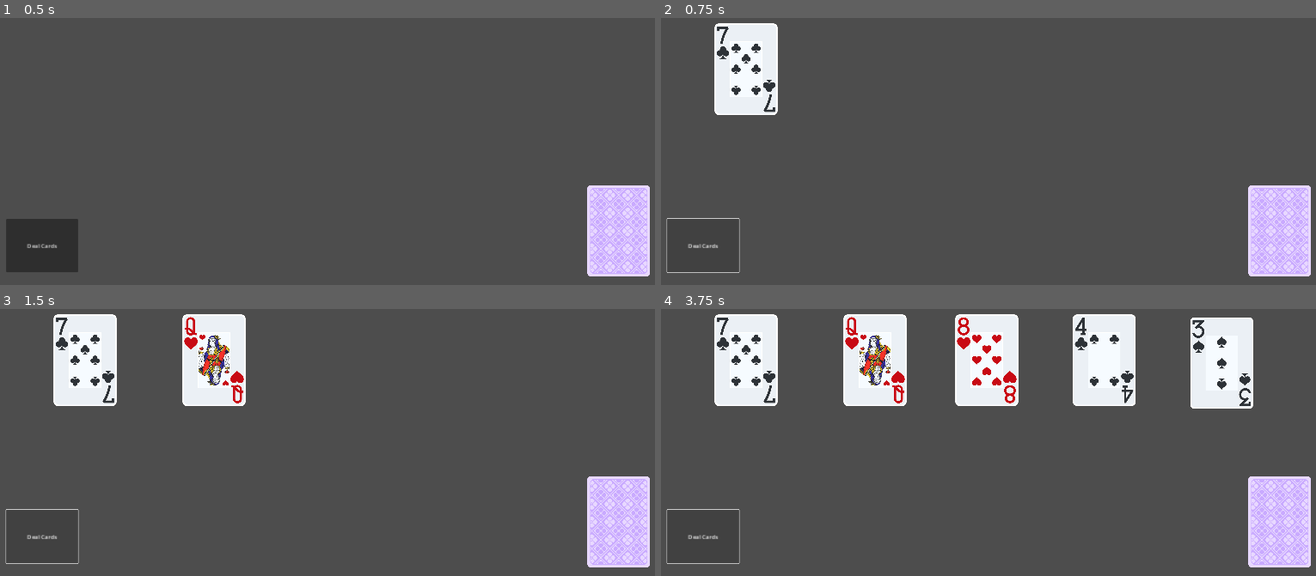
Above: before the commit, frames 1-4 (two rows, left to right).
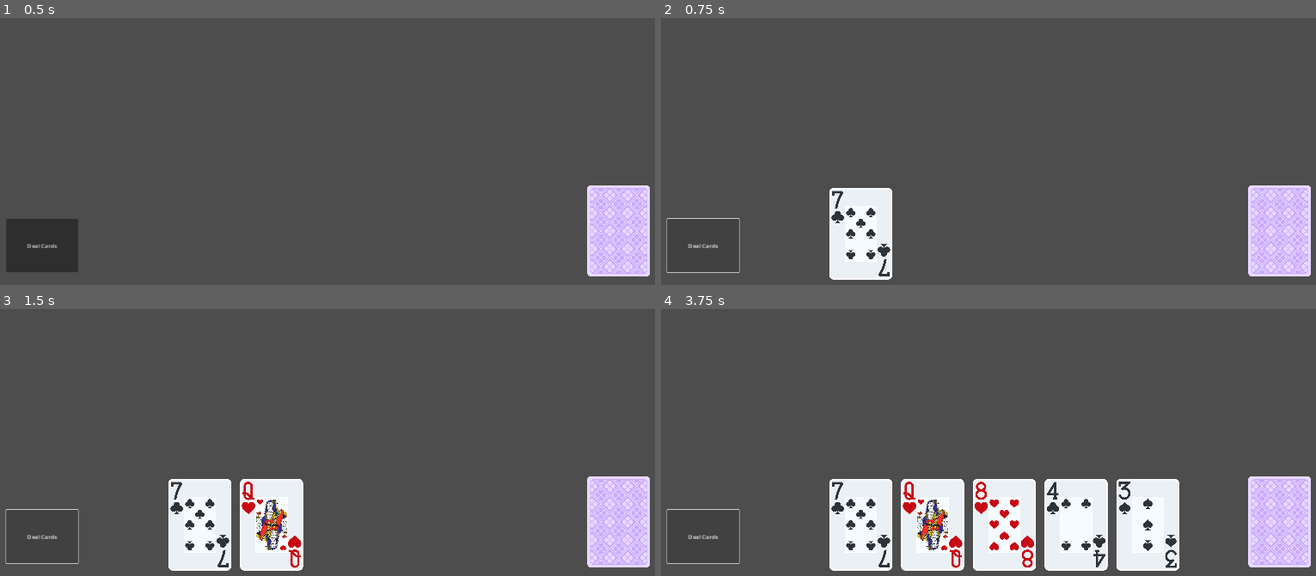
Above: after the commit, the same moments.

Repository: joverlee521/godot-card-game
Game: Godot game, scene res://scenes/card_battle.tscn
Same seed, same stepped clock (60 frames per second), same inputs: the game is played once before the commit and once after it. The project has no main scene, so this scene is started directly.
Inputs:
- Up to frame 1 (0.5 s): no input
- Up to frame 2 (0.75 s): click "Deal Cards" at 0.5 s
- Up to frame 3 (1.5 s): click "Deal Cards" at 1.25 s
- Up to frame 4 (3.75 s): click "Deal Cards" at 2 s; tap Enter at 2.75 s; tap Space at 3.5 s

Frame 1 is identical in both runs. In frame 2, 6.6% of the frame differs, in the area x 8-36%, y 1-99%; in frame 3, 13%; in frame 4, 33%, in the area x 8-91%, y 1-99%.

Commit message:
Add player_hand scene
Replaces the hard-coded position markers in the main card_battle scene.
Fills the player_hand space with dealt cards based on the current
set hand_size.

In testing, a hand_size of 30 cards still looked reasonable!

Diff:
--- a/scenes/card_battle.gd
+++ b/scenes/card_battle.gd
@@ -1,24 +1,11 @@
 extends Node
 
 
-var current_position = 1
-
 # Called when the node enters the scene tree for the first time.
 func _ready():
-	pass # Replace with function body.
+	pass
 
 
 # Called every frame. 'delta' is the elapsed time since the previous frame.
 func _process(delta):
 	pass
-
-
-func _on_deck_dealt_card(new_card):
-	add_child(new_card)
-
-	new_card.position = get_node('CardPosition%s' % current_position).position
-	new_card.reveal_card()
-
-	current_position += 1
-	if current_position > 5:
-		current_position = 1
--- a/scenes/card_battle.tscn
+++ b/scenes/card_battle.tscn
@@ -1,8 +1,9 @@
-[gd_scene load_steps=4 format=3 uid="uid://cbsqkr8td7fec"]
+[gd_scene load_steps=5 format=3 uid="uid://cbsqkr8td7fec"]
 
 [ext_resource type="PackedScene" uid="uid://cw3fp6m67v8f1" path="res://scenes/deck.tscn" id="1_bjagi"]
 [ext_resource type="Script" path="res://scenes/card_battle.gd" id="1_j4dku"]
 [ext_resource type="PackedScene" uid="uid://ctkhqijw4ux2v" path="res://_debug/deal_card_button.tscn" id="3_62us8"]
+[ext_resource type="PackedScene" uid="uid://c03o8kg0ojahj" path="res://scenes/player_hand.tscn" id="4_a4ewp"]
 
 [node name="CardBattle" type="Node"]
 script = ExtResource("1_j4dku")
@@ -10,22 +11,13 @@
 [node name="Deck" parent="." instance=ExtResource("1_bjagi")]
 position = Vector2(1778, 900)
 
-[node name="CardPosition1" type="Marker2D" parent="."]
-position = Vector2(288, 448)
-
-[node name="CardPosition2" type="Marker2D" parent="."]
-position = Vector2(648, 448)
-
-[node name="CardPosition3" type="Marker2D" parent="."]
-position = Vector2(960, 448)
-
-[node name="CardPosition4" type="Marker2D" parent="."]
-position = Vector2(1288, 448)
-
-[node name="CardPosition5" type="Marker2D" parent="."]
-position = Vector2(1616, 456)
-
 [node name="DealCardButton" parent="." instance=ExtResource("3_62us8")]
 
-[connection signal="dealt_card" from="Deck" to="." method="_on_deck_dealt_card"]
+[node name="PlayerHand" parent="." instance=ExtResource("4_a4ewp")]
+offset_left = -552.0
+offset_top = -297.0
+offset_right = 650.0
+offset_bottom = -47.0
+
+[connection signal="dealt_card" from="Deck" to="PlayerHand" method="_on_deck_dealt_card"]
 [connection signal="pressed" from="DealCardButton" to="Deck" method="get_card"]
--- /dev/null
+++ b/scenes/player_hand.gd
@@ -0,0 +1,40 @@
+extends ColorRect
+
+signal hand_full
+
+var hand_size = 5
+var card_y
+var card_x_spacing
+var cards_in_hand = []
+
+# Called when the node enters the scene tree for the first time.
+func _ready():
+	var rect = get_rect()
+	var position = rect.position
+	var size = rect.size
+
+	card_y = size.y/2
+	card_x_spacing = size.x/(hand_size + 1)
+
+
+# Called every frame. 'delta' is the elapsed time since the previous frame.
+func _process(delta):
+	pass
+
+
+func _on_deck_dealt_card(new_card):
+	if cards_in_hand.size() >= hand_size:
+		print("MAX HAND SIZE")
+		return
+
+	cards_in_hand.append({
+		'card_name': new_card.card_name,
+		'card_suit': new_card.card_suit,
+	})
+
+	add_child(new_card)
+	#new_card.set_owner(self)
+
+	var card_x = cards_in_hand.size() * card_x_spacing
+	new_card.position = Vector2(card_x, card_y)
+	new_card.reveal_card()
--- /dev/null
+++ b/scenes/player_hand.tscn
@@ -0,0 +1,18 @@
+[gd_scene load_steps=2 format=3 uid="uid://c03o8kg0ojahj"]
+
+[ext_resource type="Script" path="res://scenes/player_hand.gd" id="1_shggg"]
+
+[node name="PlayerHand" type="ColorRect"]
+anchors_preset = 7
+anchor_left = 0.5
+anchor_top = 1.0
+anchor_right = 0.5
+anchor_bottom = 1.0
+offset_left = -512.0
+offset_top = -368.0
+offset_right = 688.0
+offset_bottom = -118.0
+grow_horizontal = 2
+grow_vertical = 0
+color = Color(0.239216, 0, 0.25098, 0)
+script = ExtResource("1_shggg")
